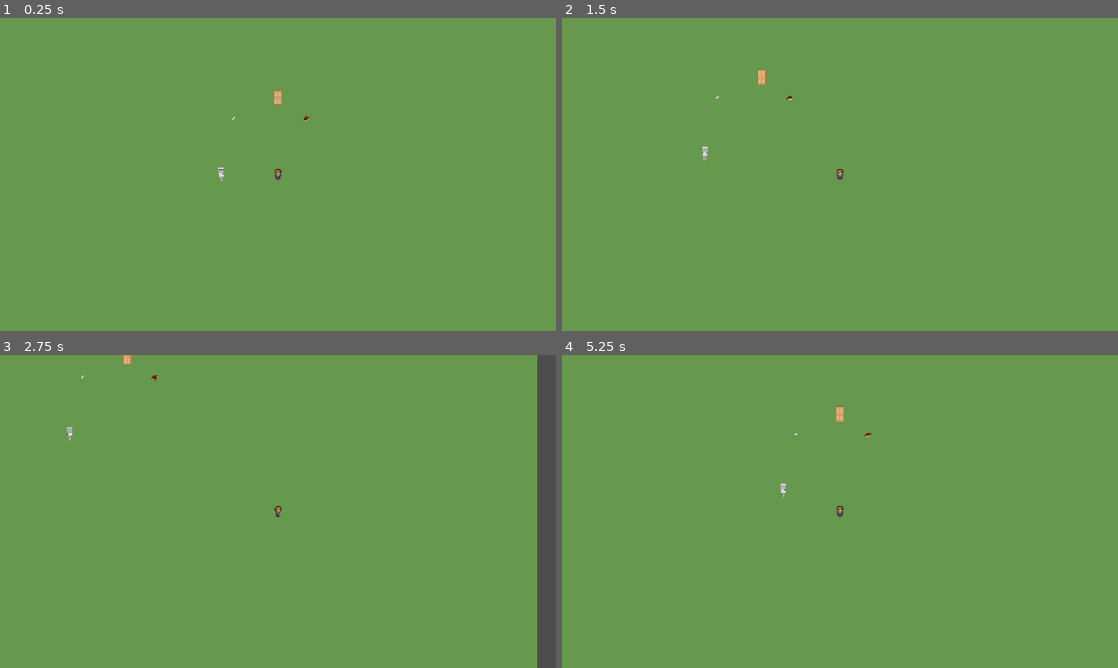
Above: before the commit, frames 1-4 (two rows, left to right).
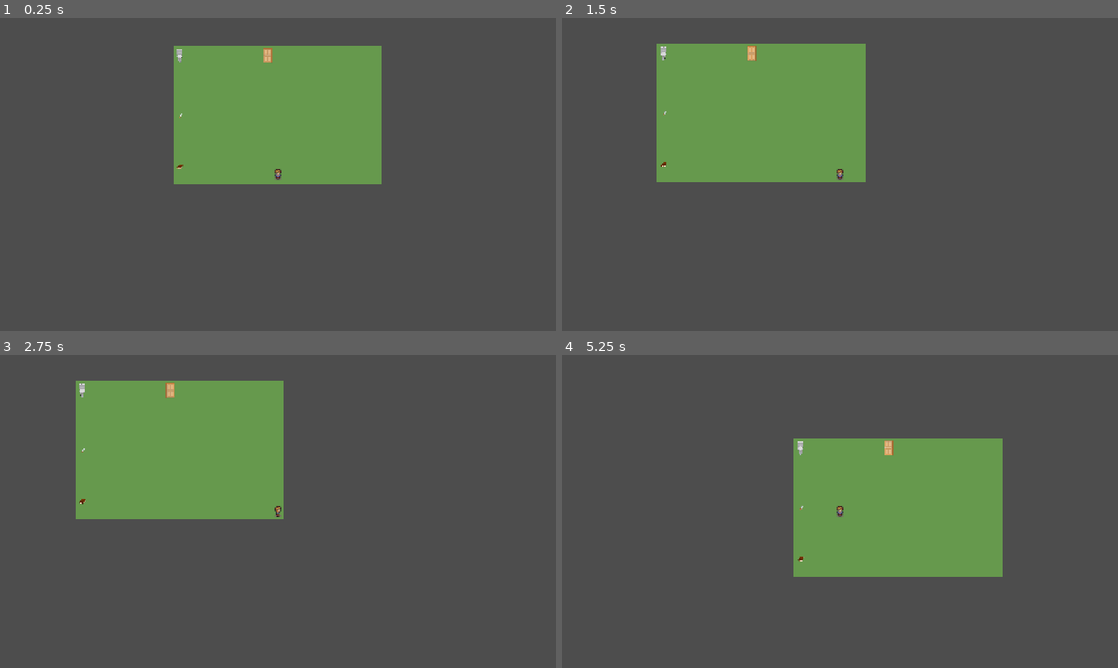
Above: after the commit, the same moments.

Repository: MysteryClasses/MysteryClasses
Game: Godot game, scene res://scenes/Main.tscn
Two runs of this game, one before a commit and one after it. Both use one fixed random seed, a clock stepped at 60 frames per second and the inputs below.
Inputs:
- Up to frame 1 (0.25 s): no input
- Up to frame 2 (1.5 s): tap Enter at 0.5 s; hold D (move_right) 0.53-1.28 s; hold E (interact) 0.53-1.28 s; hold S (move_down) from 1.28 s (still down); tap E (interact) at 1.35 s
- Up to frame 3 (2.75 s): release S (move_down) at 2.03 s; hold D (move_right) from 2.03 s (still down); hold E (interact) from 2.03 s (still down)
- Up to frame 4 (5.25 s): release D (move_right) at 2.78 s; release E (interact) at 2.78 s; hold W (move_up) 2.78-3.53 s; tap E (interact) at 2.85, 4.35 s; hold E (interact) 3.53-4.28 s; hold A (move_left) 3.53-5.03 s; hold S (move_down) from 5.03 s (still down); hold E (interact) from 5.03 s (still down)

The runs differ from the first frame. In frame 1, 84% of the frame differs, in the area x 0-100%, y 0-100%; in frame 2, 84%; in frame 3, 80%; in frame 4, 83%.

Commit message:
Add invisible walls to Campus and fix interaction label scaling

Diff:
--- a/scenes/environments/Campus.tscn
+++ b/scenes/environments/Campus.tscn
@@ -6,13 +6,25 @@
 [ext_resource type="PackedScene" uid="uid://cthjnupkbpuxq" path="res://scenes/entities/DoorChallenge.tscn" id="4_door"]
 [ext_resource type="PackedScene" uid="uid://sui8fpymdspn" path="res://scenes/entities/Teleport.tscn" id="5_dbyfq"]
 
+[sub_resource type="RectangleShape2D" id="wall_top_shape"]
+size = Vector2(620, 10)
+
+[sub_resource type="RectangleShape2D" id="wall_bottom_shape"]
+size = Vector2(620, 10)
+
+[sub_resource type="RectangleShape2D" id="wall_left_shape"]
+size = Vector2(10, 420)
+
+[sub_resource type="RectangleShape2D" id="wall_right_shape"]
+size = Vector2(10, 420)
+
 [node name="Campus" type="Node2D" unique_id=1218151489]
 
 [node name="Background" type="ColorRect" parent="." unique_id=134611230]
-offset_left = -500.0
-offset_top = -500.0
-offset_right = 1500.0
-offset_bottom = 1500.0
+offset_left = 18.0
+offset_top = -51.0
+offset_right = 618.0
+offset_bottom = 349.0
 color = Color(0.4, 0.6, 0.3, 1)
 
 [node name="Player" parent="." unique_id=1472362224 instance=ExtResource("2_player")]
@@ -23,18 +35,51 @@
 zoom = Vector2(0.8, 0.8)
 
 [node name="Clue3Object" parent="." unique_id=1868197863 instance=ExtResource("3_clue")]
-position = Vector2(192, 160)
+position = Vector2(41, 150)
 scale = Vector2(0.5, 0.5)
 
 [node name="TextbookObject" parent="." unique_id=888888888 instance=ExtResource("3_kdby3")]
-position = Vector2(400, 160)
+position = Vector2(38, 298)
 scale = Vector2(0.3, 0.3)
 
 [node name="DoorObject" parent="." unique_id=999999999 instance=ExtResource("4_door")]
-position = Vector2(320, 100)
+position = Vector2(291, -21.999992)
 scale = Vector2(0.7, 0.7)
 
 [node name="Teleport" parent="." unique_id=1010616404 instance=ExtResource("5_dbyfq")]
-position = Vector2(156, 321)
+position = Vector2(37, -22)
 scale = Vector2(0.6, 0.6)
 target_scene = "res://scenes/environments/Classroom.tscn"
+
+[node name="WallTop" type="StaticBody2D" parent="."]
+position = Vector2(318, -51)
+
+[node name="CollisionShape2D" type="CollisionShape2D" parent="WallTop"]
+shape = SubResource("wall_top_shape")
+
+[node name="WallBottom" type="StaticBody2D" parent="."]
+position = Vector2(318, 349)
+
+[node name="CollisionShape2D" type="CollisionShape2D" parent="WallBottom"]
+shape = SubResource("wall_bottom_shape")
+
+[node name="WallLeft" type="StaticBody2D" parent="."]
+position = Vector2(18, 149)
+
+[node name="CollisionShape2D" type="CollisionShape2D" parent="WallLeft"]
+shape = SubResource("wall_left_shape")
+
+[node name="WallRight" type="StaticBody2D" parent="."]
+position = Vector2(618, 149)
+
+[node name="CollisionShape2D" type="CollisionShape2D" parent="WallRight"]
+shape = SubResource("wall_right_shape")
+
+[node name="InteractionLabel" parent="Clue3Object" index="3"]
+scale = Vector2(2.0, 2.0)
+
+[node name="InteractionLabel" parent="TextbookObject" index="3"]
+scale = Vector2(3.33, 3.33)
+
+[node name="InteractionLabel" parent="DoorObject" index="3"]
+scale = Vector2(1.43, 1.43)
